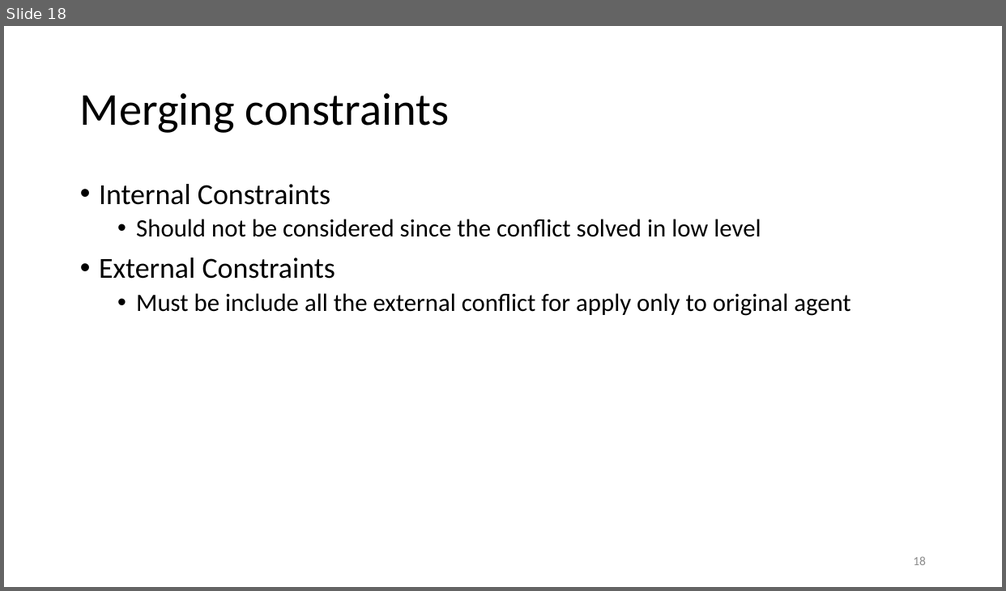
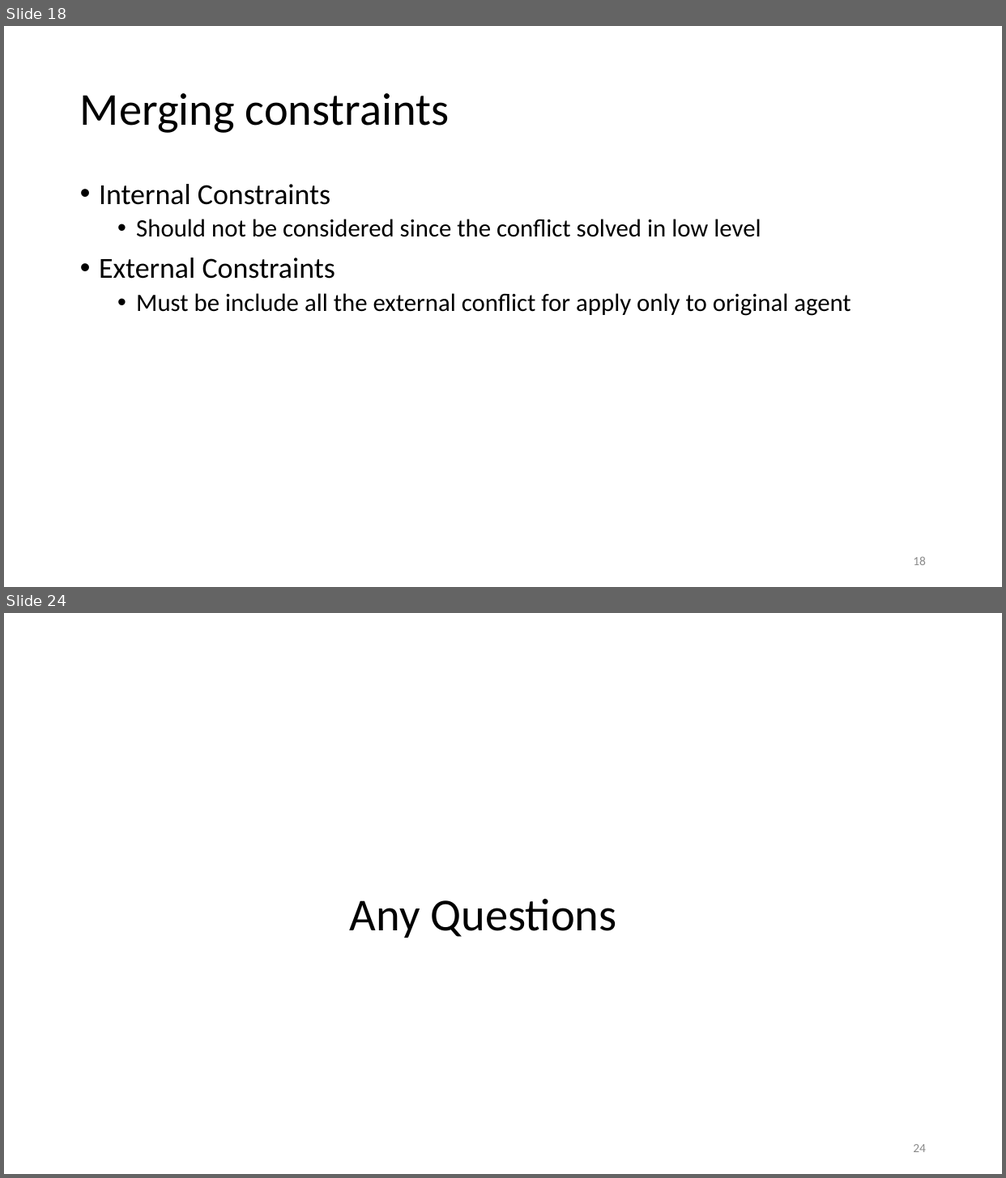
Before and after one commit to DemirDorukDilek/CBS, a slide deck: dahahilipls.pptx. Shown one above the other, each under a label of ours: slide 18 before the commit, slides 18 and 24 after it; the slides between them are not shown. The pictures are 1006x591 and 1006x1178 pixels, drawn with LibreOffice and Linux fonts; fonts in the diff are those of the drawing. Boxes give left, top, right and bottom in pixels: in the first picture for what was removed or moved away, otherwise in the second. Text is boxed around its words. In the diff, an @@ line names an element or a change of style, - is before the commit and + after.

```diff
--- a/dahahilipls.pptx
+++ b/dahahilipls.pptx
@@ slide 24 added at bbox=[4, 613, 1002, 1174], background #FFFFFF @@
@@ title added at bbox=[350, 899, 617, 938], 44 pt, text #000000 @@
+Any Questions
@@ page number added at bbox=[913, 1144, 926, 1152], 12 pt, text #8C8C8C @@
+24
```
Also in this commit, not shown: 1 slide changed, 7 other slides added, 2 slides removed.
